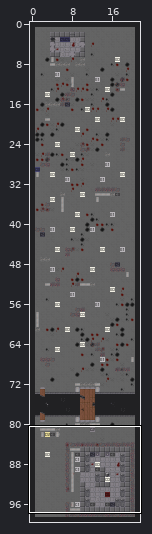
A Tiled map gets an edit: tiled/level7.tmx. The picture above shows the old version from afar; the outline marks the close-up.
Close-up. Old version:
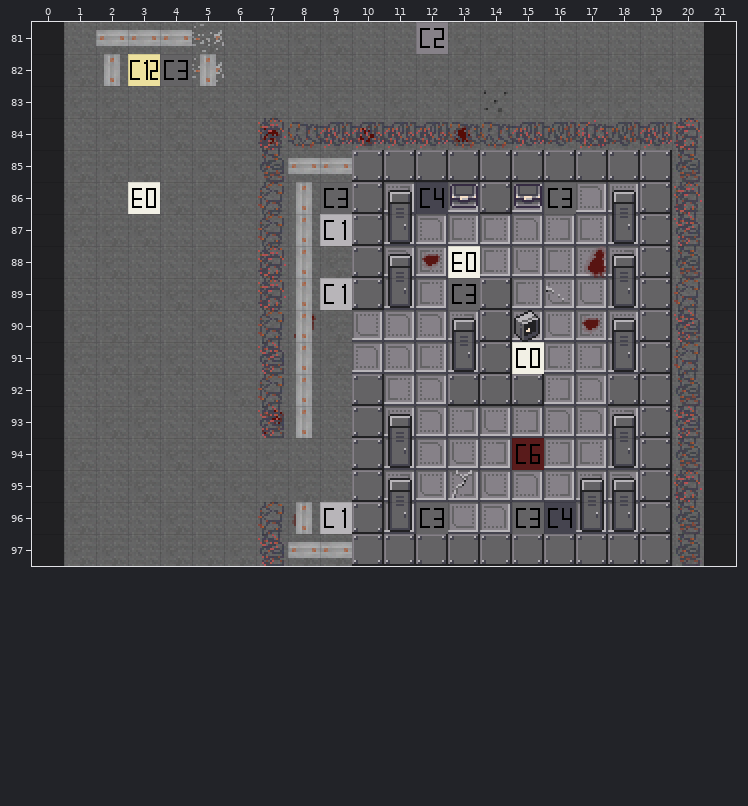
Cells are 16x16 px. Shown: x 0..21, y 81..97.
New version:
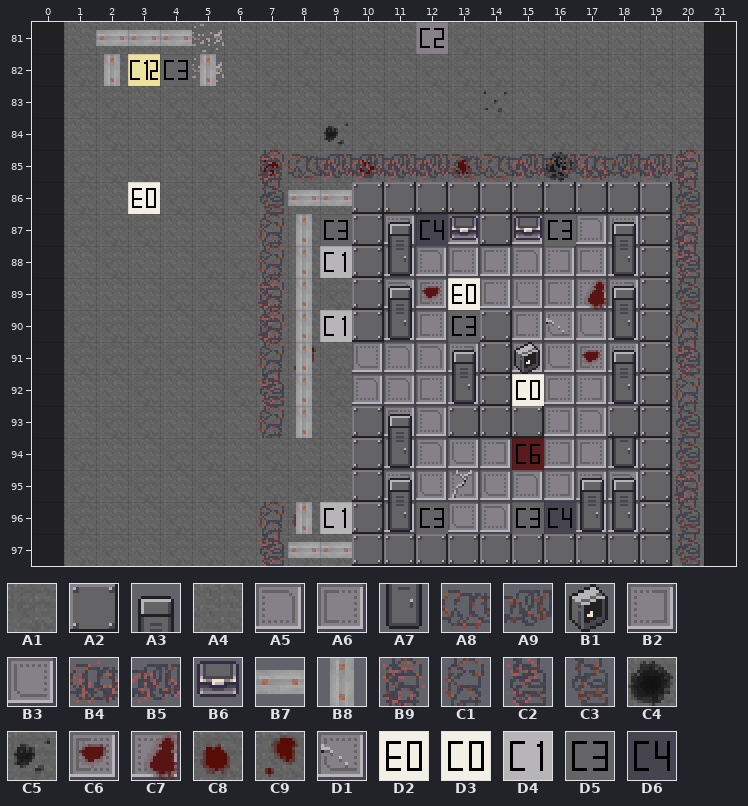
Key: from "Tilesheet": A1 14, A2 16, A3 27, A4 29, A5 31, A6 41, A7 42, A8 43, A9 44, B1 55, B2 56, B3 57, B4 58, B5 59, B6 72, B7 73, B8 74, B9 105, C1 106, C2 107, C3 108, C4 109, C5 111, C6 112, C7 113, C8 115, C9 116, D1 119, D2 165, D3 195, D4 196, D5 198, D6 199.
__ is an empty cell, ## one hidden under a higher layer.
The commit says: Level 7 V4 and music controller base volume
Changes in this commit:
Layer "background":
y 84: x 7..13 C8 A1 A1 C8 A1 A1 C8 -> A1 A4 C5 A1 A4 A4 A4; x 15..16 A4 A4 -> A1 A1; x 19..20 A1 A4 -> A4 A1
y 85: x 7..11 A1 A4 A4 ## ## -> C8 A1 A1 C8 A1; x 13 ## -> C8; x 16..20 ## ## ## ## A1 -> C4 A1 A1 A1 A4
y 86: x 7 A4 -> A1; x 9 ## -> A4; x 11 B2 -> __; x 13 A6 -> __; x 15 A6 -> __; x 17..18 A5 B3 -> __ __
y 87: x 11 B3 -> B2; x 14..15 A6 A5 -> __ A6; x 17..18 A6 A6 -> A5 B3; x 20 A4 -> A1
y 88: x 7 A4 -> A1; x 9 A1 -> ##; x 11..13 A5 C6 ## -> B3 A5 A6; x 15..18 B3 A6 C7 B2 -> A5 B2 A6 A6; x 20 A1 -> A4
y 89: x 9 ## -> A1; x 11..12 B3 A6 -> A5 C6; x 14..17 ## A6 D1 B3 -> A6 B3 A6 C7; x 20 A4 -> A1
y 90: x 8..13 C9 A1 B3 A5 A5 B2 -> A4 ## __ B3 A6 ##; x 15..18 B3 B3 C6 B3 -> A6 D1 B3 B2; x 20 A1 -> A4
y 91: x 7..8 A4 A1 -> A1 C9; x 10 A5 -> B3; x 12..13 A6 A6 -> A5 B2; x 15..17 ## A6 B2 -> B3 B3 C6; x 20 A4 -> A1
y 92: x 7 A1 -> A4; x 10..13 ## A6 A5 ## -> A5 A5 A6 A6; x 16..18 B2 A5 ## -> A6 B2 B3
y 93: x 7 C9 -> A1; x 13..16 B2 B3 B2 A5 -> __ __ __ B2; x 18 B2 -> __
Layer "foreground":
y 84: x 7..20 B9 A8 B5 B5 B5 B5 A8 A8 B5 A9 B4 A9 B5 B9 -> __ __ __ __ __ __ __ __ __ __ __ __ __ __
y 85: x 7..20 C3 B7 B7 A2 A2 A2 A2 A2 A2 A2 A2 A2 A2 C3 -> B9 A8 B5 B5 B5 B5 A8 A8 B5 A9 B4 A9 B5 B9
y 86: x 7..9 C1 B8 D5 -> C3 B7 B7; x 11..13 A3 D6 B6 -> A2 A2 A2; x 15..18 B6 D5 __ A3 -> A2 A2 A2 A2; x 20 B9 -> C3
y 87: x 9 D4 -> D5; x 11..16 A7 __ __ __ __ __ -> A3 D6 B6 A2 B6 D5; x 18 A7 -> A3; x 20 C2 -> B9
y 88: x 7 B9 -> C1; x 9 __ -> D4; x 11 A3 -> A7; x 13 D2 -> __; x 18 A3 -> A7; x 20 C3 -> C2
y 89: x 9 D4 -> __; x 11 A7 -> A3; x 13..14 D5 A2 -> D2 __; x 18 A7 -> A3; x 20 C1 -> C3
y 90: x 7 C1 -> B9; x 9..11 __ __ __ -> D4 A2 A7; x 13 A3 -> D5; x 15 B1 -> __; x 18 A3 -> A7; x 20 C2 -> C1
y 91: x 7 C2 -> C1; x 13 A7 -> A3; x 15 D3 -> B1; x 18 A7 -> A3; x 20 C1 -> C2
y 92: x 7 C1 -> C2; x 10 A2 -> __; x 13 A2 -> A7; x 15 A2 -> D3; x 18 A2 -> A7; x 20 C3 -> C1
y 93: x 7 C2 -> C1; x 13..15 __ __ __ -> A2 A2 A2; x 18 A3 -> A2; x 20 C2 -> C3
